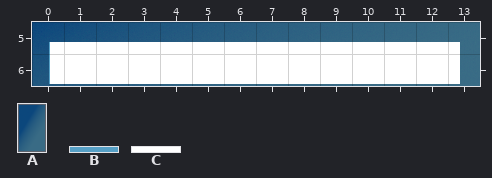
One commit to this Tiled map: levels/gameui.tmx. The picture above was drawn from the file before the commit.
Cells are 32x32 px. Shown: x 0..13, y 5..6.
Key: from "elektri4ka": A 88 "bg_app", B 112 "progbar_0", C 113 "progbar_100".
Objects are placed by their top-left corner, in cells (3,4 is the top-left corner of cell 3,4); size is 1x1 cell unless given.
Objects on layer "bg" before:
A "bg_app" at -1,-1.3 size 21.8x10
B "progbar_0" at 0.5,5.6 size 12.8x1.3
C "progressbar" at 0.6,5.6 size 12.8x1.3
The same view after the edit:
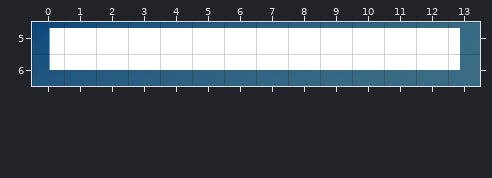
Difference:
Layer "bg":
changed: B "progbar_0" at 0.5,5.6 size 12.8x1.3 -> B "progbar_0" at 0.5,5.2 size 12.8x1.3
changed: C "progressbar" at 0.6,5.6 size 12.8x1.3 -> C "progressbar" at 0.6,5.2 size 12.8x1.3
Changed places in both pictures, as pixel boxes (x1, y1, x2, y2):
changed: (49, 28, 460, 84)
